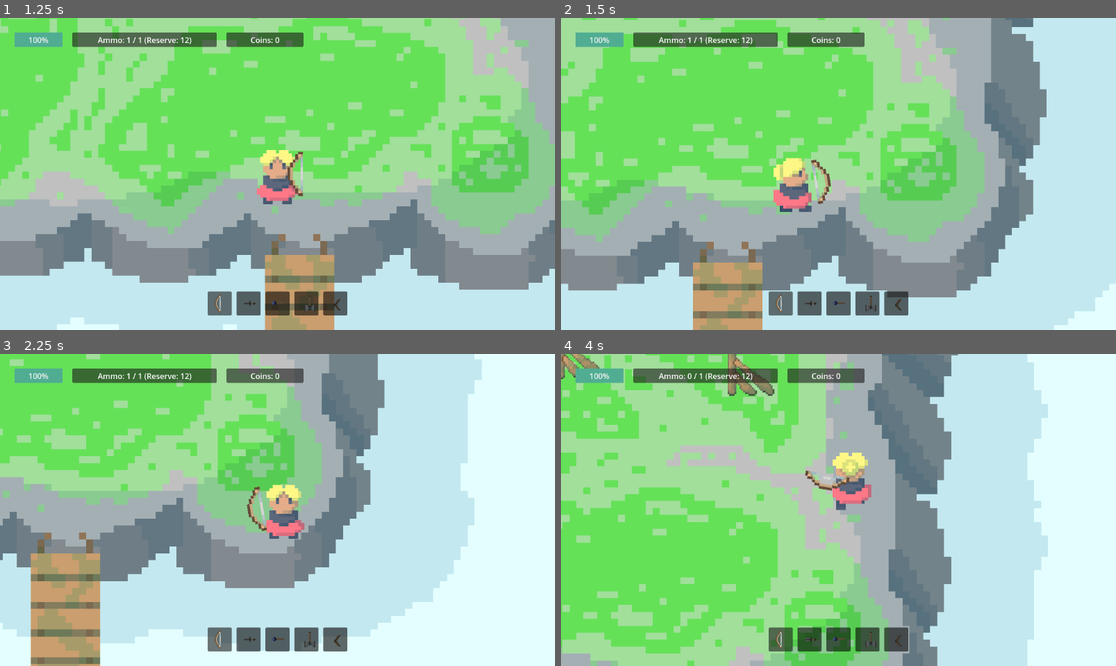
Above: before the commit, frames 1-4 (two rows, left to right).
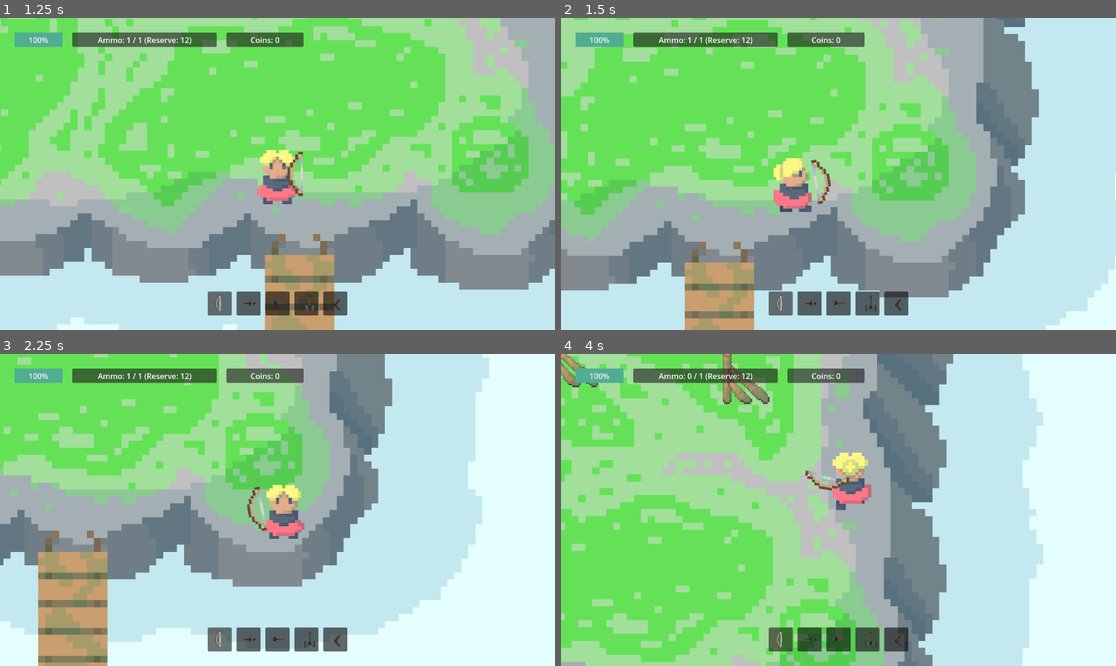
Above: after the commit, the same moments.

Repository: Kryzi/Eksamens-projekt
Game: Godot game, scene res://scenes/main_menu/main_menu.tscn
Two runs of this game, one before a commit and one after it. Both use one fixed random seed, a clock stepped at 60 frames per second and the inputs below.
Inputs (mouse positions are in pixels of both pictures, inside the frame that each line leads up to):
- Up to frame 1 (1.25 s): click "START" at 0.5 s
- Up to frame 2 (1.5 s): move the mouse to (960, 158) at 1.27 s; hold D (Right) from 1.28 s (still down); tap 0 (0) at 1.35 s
- Up to frame 3 (2.25 s): tap Shift (Dash, bound only after the commit) at 1.55, 2.1 s; move the mouse to (166, 525) at 2.02 s; release D (Right) at 2.03 s; hold S (Down) from 2.03 s (still down)
- Up to frame 4 (4 s): tap 0 (0) at 2.3, 2.85, 3.8 s; move the mouse to (894, 441) at 2.77 s; release S (Down) at 2.78 s; hold D (Right) 2.78-3.53 s; tap Shift (Dash, bound only after the commit) at 3.05 s; move the mouse to (810, 572) at 3.52 s; hold W (Up) from 3.53 s (still down); click (810, 572) at 3.6 s

Frame 1 is identical in both runs. In frame 2, 15% of the frame differs, in the area x 0-100%, y 0-100%; in frame 3, 13%; in frame 4, 21%, in the area x 0-88%, y 0-100%.

Commit message:
dash Start

Diff:
--- a/project.godot
+++ b/project.godot
@@ -113,6 +113,11 @@
 "events": [Object(InputEventKey,"resource_local_to_scene":false,"resource_name":"","device":-1,"window_id":0,"alt_press …(191 unchanged characters)…
 ]
 }
+Dash={
+"deadzone": 0.5,
+"events": [Object(InputEventKey,"resource_local_to_scene":false,"resource_name":"","device":-1,"window_id":0,"alt_pressed":false,"shift_pressed":false,"ctrl_pressed":false,"meta_pressed":false,"pressed":false,"keycode":0,"physical_keycode":4194325,"key_label":0,"unicode":0,"location":0,"echo":false,"script":null)
+]
+}
 
 [navigation]
 
--- a/scripts/main/player.gd
+++ b/scripts/main/player.gd
@@ -7,6 +7,11 @@
 var player_state: String = "Idle"
 var last_direction: Vector2 = Vector2.DOWN  # Standardretning
 var recoil_velocity: Vector2
+
+# Dash
+var dashCD = 1.0
+var dashing = false
+var dashForce = 1000
 
 func _ready():
 	currentHealth = maxHealth
@@ -27,12 +32,22 @@
 		last_direction = direction.normalized()  # Husk sidste retning
 
 	var input_velocity = direction * speed * delta
-	move_and_slide()
 
 	var recoil_decay: float = 0.9
+	print(direction)
+
+	if Input.is_action_just_pressed("Dash") and dashing == false and direction != Vector2(0,0):
+		dashing = true
+		recoil_velocity = last_direction * dashForce
+
+		await get_tree().create_timer(dashCD).timeout
+		dashing = false
+
+
 	velocity = input_velocity + recoil_velocity
 	recoil_velocity *= recoil_decay
 
+	move_and_slide()
 	play_anim(direction)
 
 
